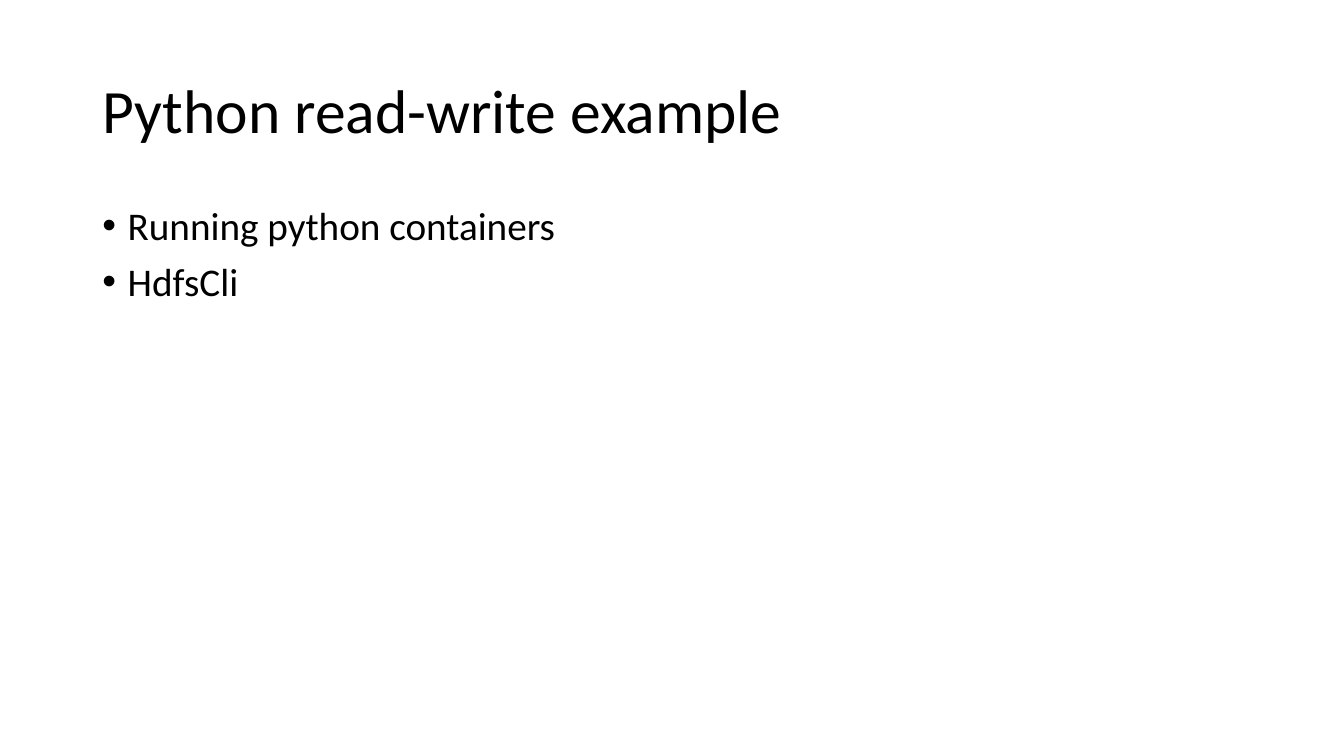
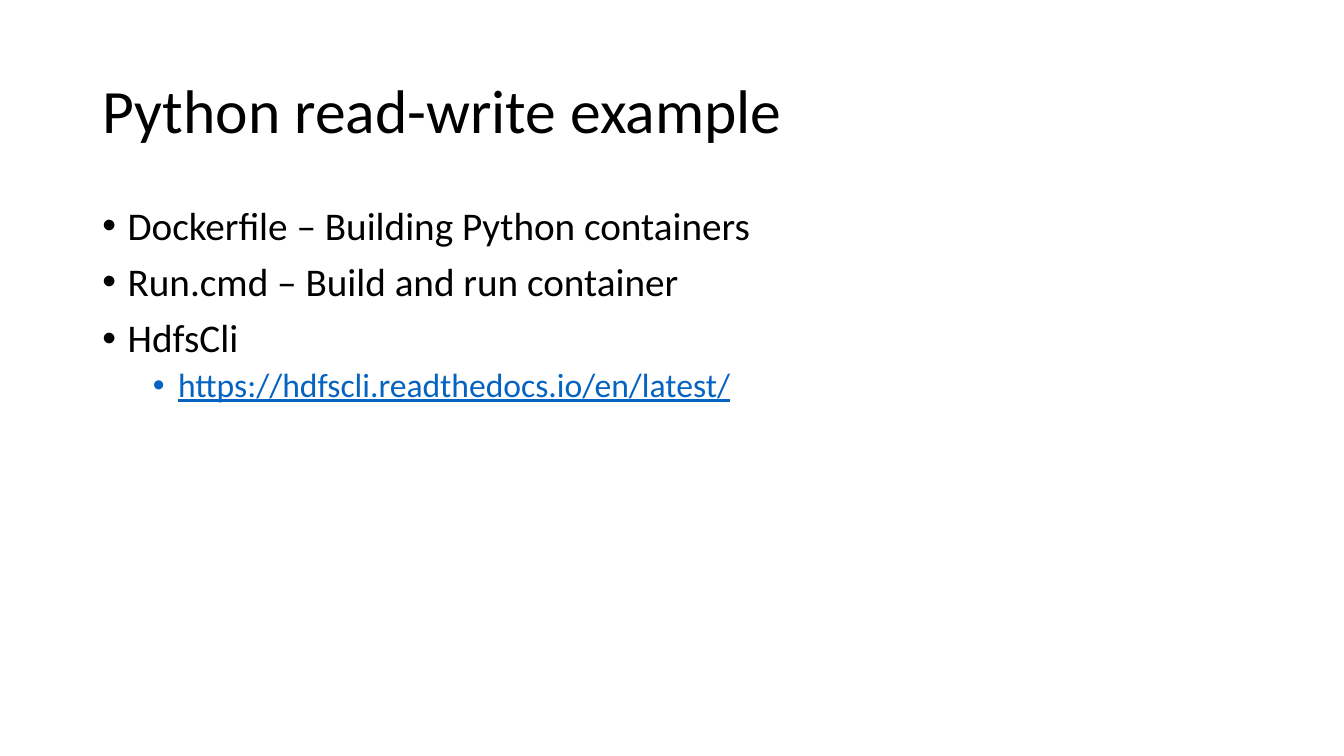
Before and after one commit to jakobhviid/BDDST21, a slide deck: slide 5 of Lecture2/Lecture2Ex.pptx (slide 6 before the commit). Drawn at 1344x756 pixels with LibreOffice and Linux fonts; fonts in the diff are those of the drawing. Boxes give left, top, right and bottom in pixels: in the first picture for what was removed or moved away, otherwise in the second. Text is boxed around its words. In the diff, an @@ line names an element or a change of style, - is before the commit and + after.

Commit message:
Prettify python and Docker files, and finalize powerpoint

```diff
--- a/Lecture2/Lecture2Ex.pptx
+++ b/Lecture2/Lecture2Ex.pptx
@@ text at (128, 212, 750, 297): text changed @@
-• Running python containers
+• Dockerfile – Building Python containers
+• Run.cmd – Build and run container
@@ text at (178, 373, 730, 403): paragraph added @@
+  • https://hdfscli.readthedocs.io/en/latest/
```
Also in this commit, not shown: 6 other slides changed, 1 slide removed, 9 other files.
